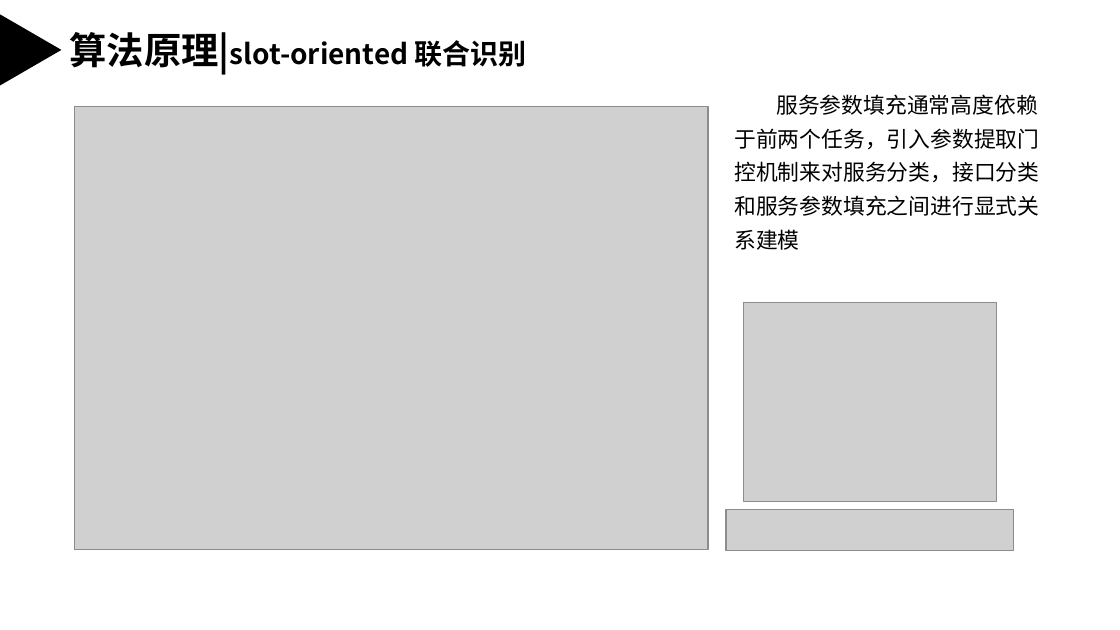
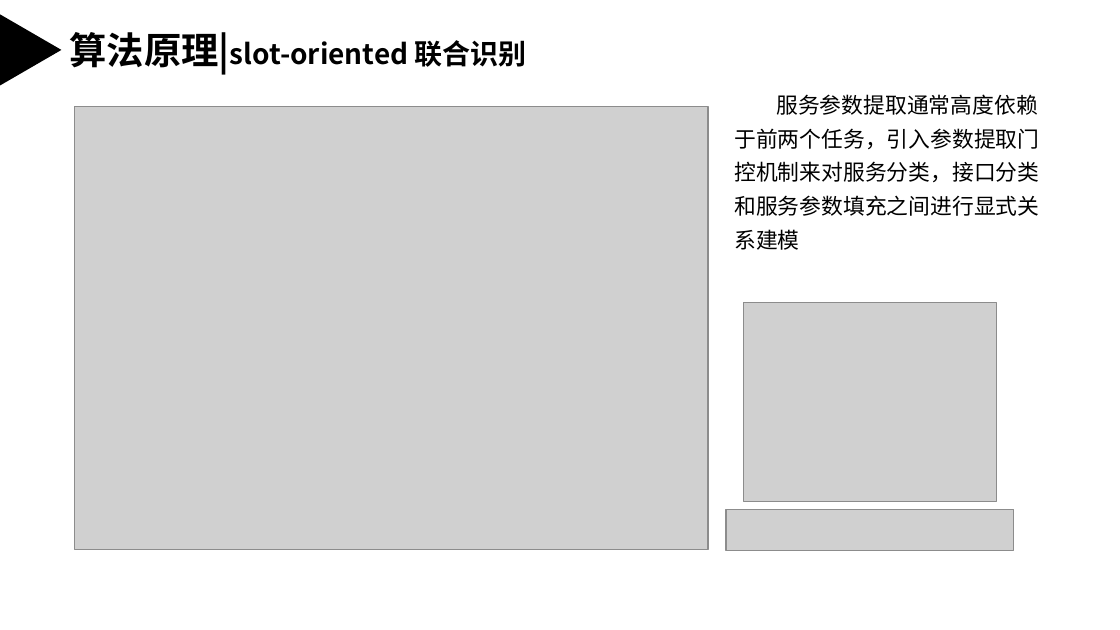
Before and after one commit to weixiao2333/zjuthesis-mphil, a slide deck: slide 15 of 硕士毕业论文答辩PPT.pptx. Drawn at 1120x630 pixels with LibreOffice and Linux fonts; fonts in the diff are those of the drawing; grey boxes stand for pictures. Boxes give left, top, right and bottom in pixels: in the first picture for what was removed or moved away, otherwise in the second. Text is boxed around its words. In the diff, an @@ line names an element or a change of style, - is before the commit and + after.

```diff
--- a/硕士毕业论文答辩PPT.pptx
+++ b/硕士毕业论文答辩PPT.pptx
@@ text at (x1=734, y1=94, x2=1039, y2=250): text changed @@
-服务参数填充通常高度依赖于前两个任务，引入参数提取门控机制来对服务分类，接口分类和服务参数填充之间进行显式关系建模
+服务参数提取通常高度依赖于前两个任务，引入参数提取门控机制来对服务分类，接口分类和服务参数填充之间进行显式关系建模
```
Also in this commit, not shown: 6 other slides changed, 1 other file.
